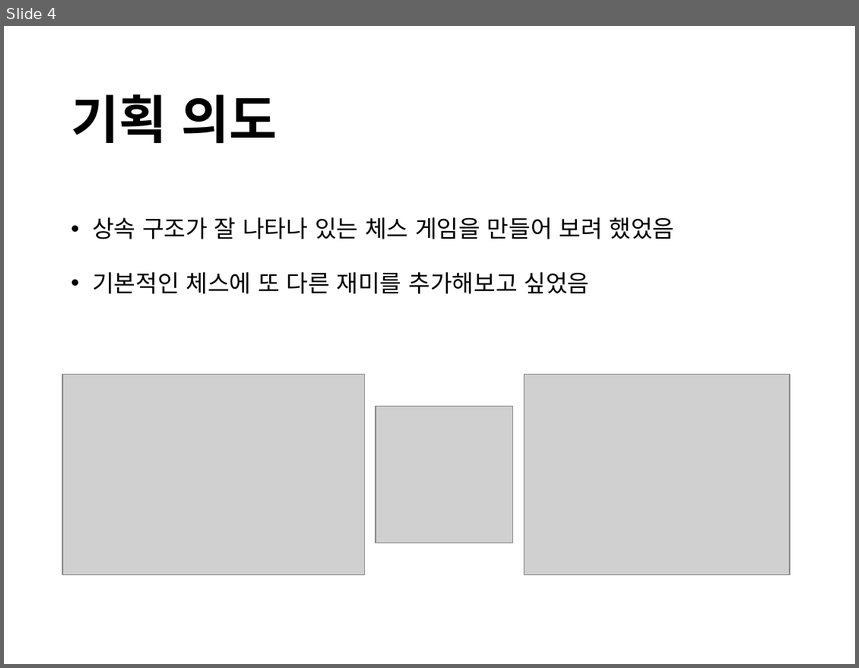
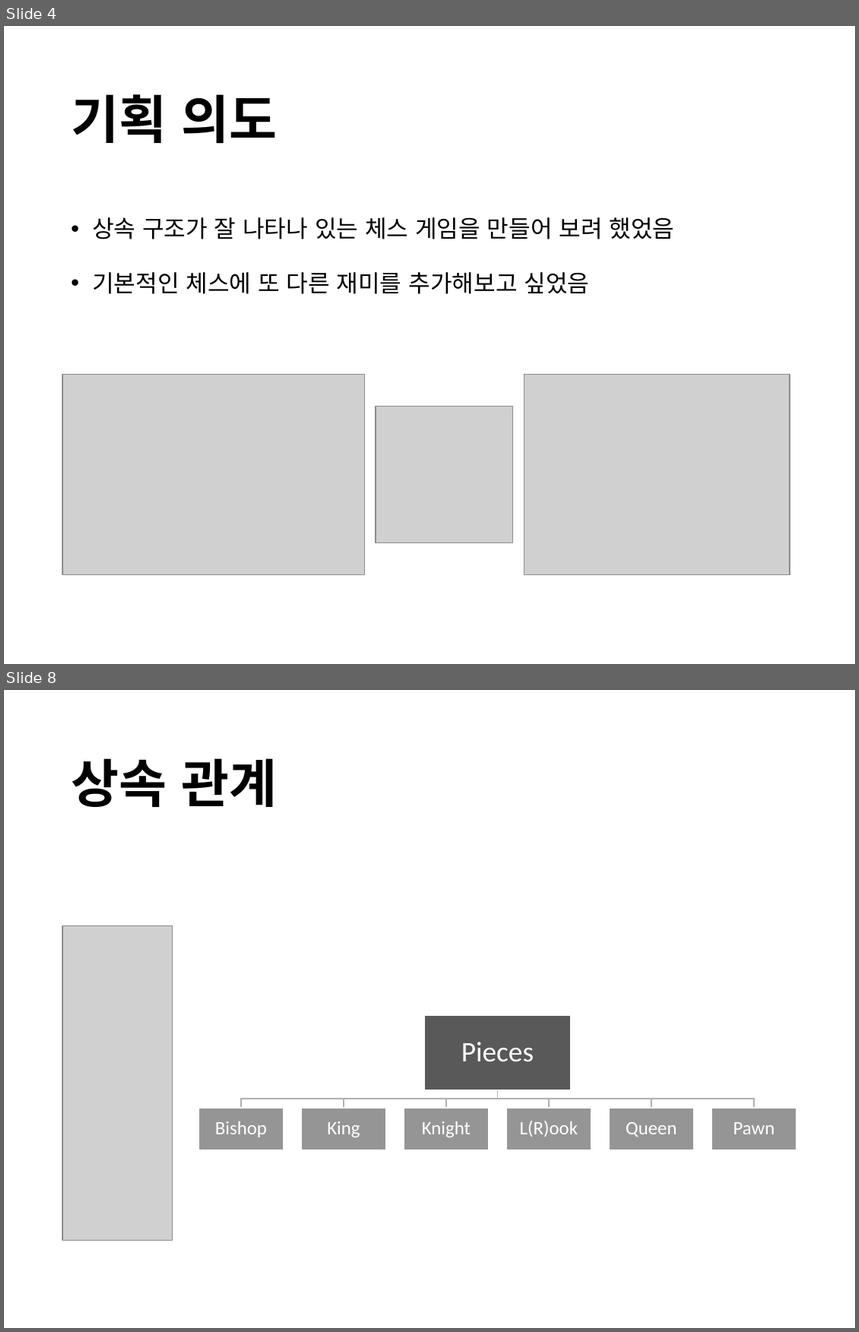
Before and after one commit to DaLae37/2017GamePrograming_Project, a slide deck: 어메이징 첵스.pptx. Shown one above the other, each under a label of ours: slide 4 before the commit, slides 4 and 8 after it; the slides between them are not shown. The pictures are 859x668 and 859x1332 pixels, drawn with LibreOffice and Linux fonts; fonts in the diff are those of the drawing; grey boxes stand for pictures. Boxes give left, top, right and bottom in pixels: in the first picture for what was removed or moved away, otherwise in the second. Text is boxed around its words. In the diff, an @@ line names an element or a change of style, - is before the commit and + after.

```diff
--- a/어메이징 첵스.pptx
+++ b/어메이징 첵스.pptx
@@ slide 8 added at (4, 690, 855, 1328), background #FFFFFF @@
@@ title added at (71, 758, 277, 807), 44 pt, text #000000, bold @@
+상속 관계
@@ picture added at (63, 926, 173, 1241) @@
@@ group added at (199, 1015, 797, 1151): 7 rectangles, 7 texts, 6 freeform shapes @@
+Pieces
+Bishop
+King
+Knight
+L(R)ook
+Queen
+Pawn
```
Also in this commit, not shown: 2 slides changed, 6 other slides added, 1 slide removed, 1 other file.
